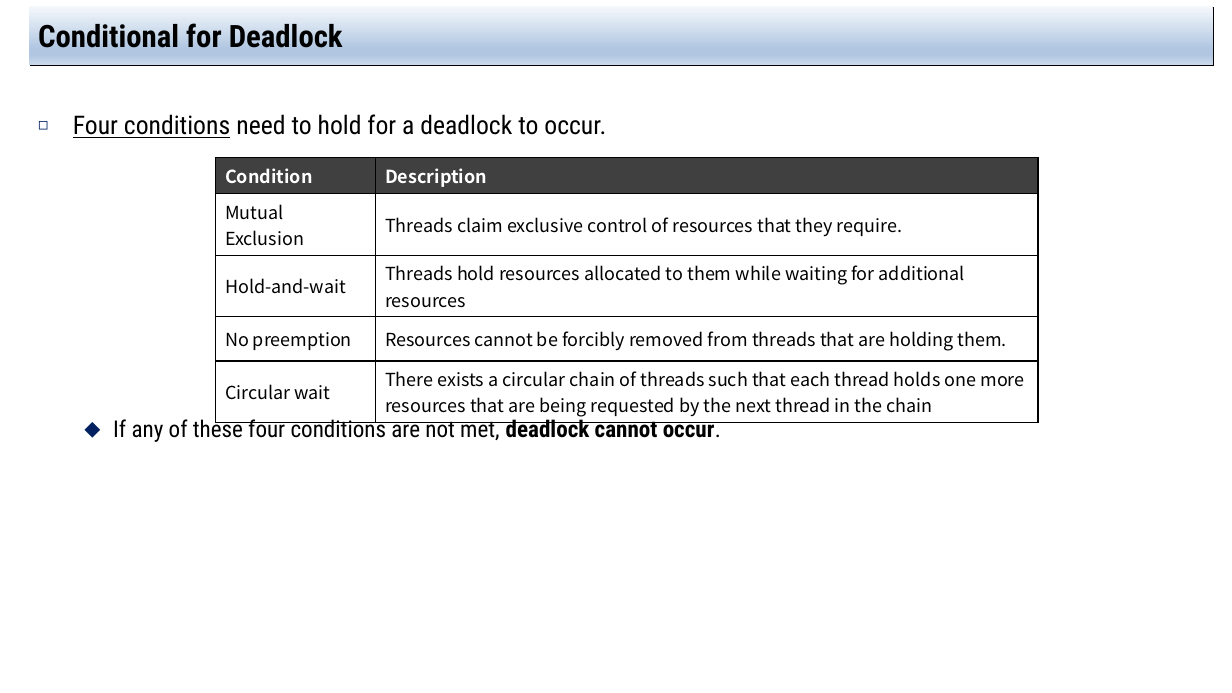
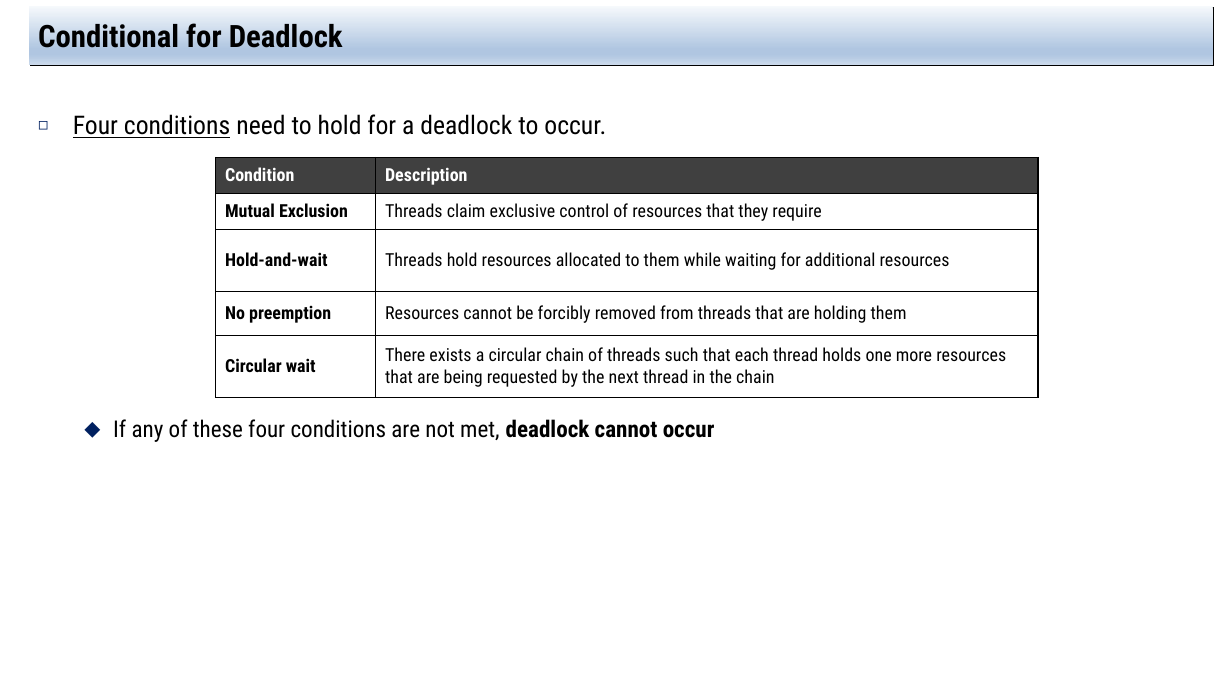
Before and after one commit to jachermocilla/extra-course-materials, a slide deck: slide 16 of cmsc125/ostep/slides/02.Concurrency/32.Common_Concurrency_Problems.pptx. Drawn at 1232x693 pixels with LibreOffice and Linux fonts; fonts in the diff are those of the drawing. Boxes give left, top, right and bottom in pixels: in the first picture for what was removed or moved away, otherwise in the second. Text is boxed around its words. In the diff, an @@ line names an element or a change of style, - is before the commit and + after.

```diff
--- a/cmsc125/ostep/slides/02.Concurrency/32.Common_Concurrency_Problems.pptx
+++ b/cmsc125/ostep/slides/02.Concurrency/32.Common_Concurrency_Problems.pptx
@@ table at [216, 157, 1039, 397] @@
-row 2, column 2: Threads claim exclusive control of resources that they require.
+row 2, column 2: Threads claim exclusive control of resources that they require
-row 4, column 2: Resources cannot be forcibly removed from threads that are holding them.
+row 4, column 2: Resources cannot be forcibly removed from threads that are holding them
@@ font Noto Sans CJK KR to Roboto Condensed in "Condition", "Description", "Mutual Exclusion", "Hold-and-wait" and 4 more places @@
@@ bold on in "Mutual Exclusion", "Hold-and-wait", "No preemption", "Circular wait" @@
@@ text at [113, 419, 715, 442]: text changed @@
-  ⬥ If any of these four conditions are not met, deadlock cannot occur.
+  ⬥ If any of these four conditions are not met, deadlock cannot occur
```
Also in this commit, not shown: 21 other slides changed, 1 other file.
